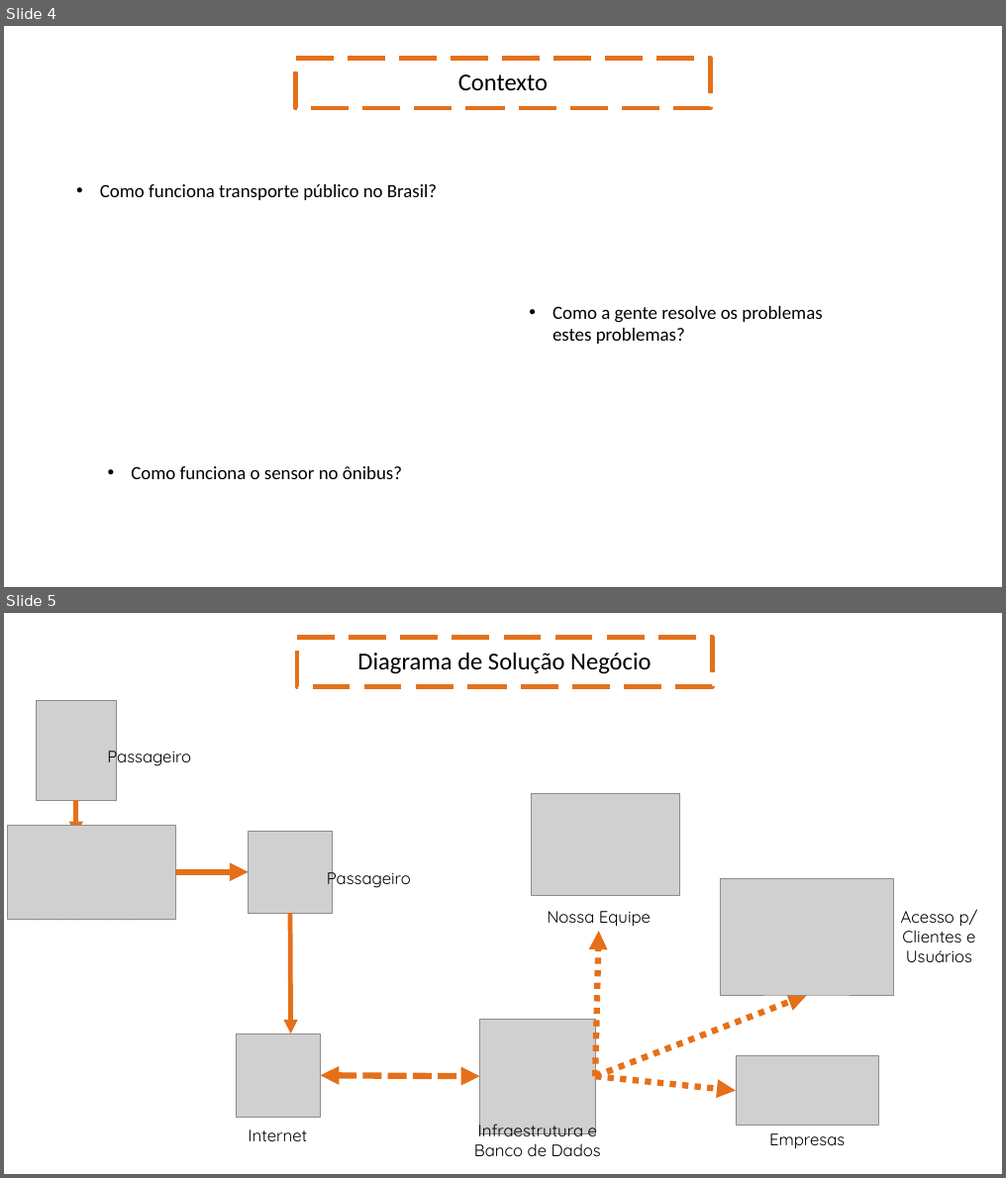
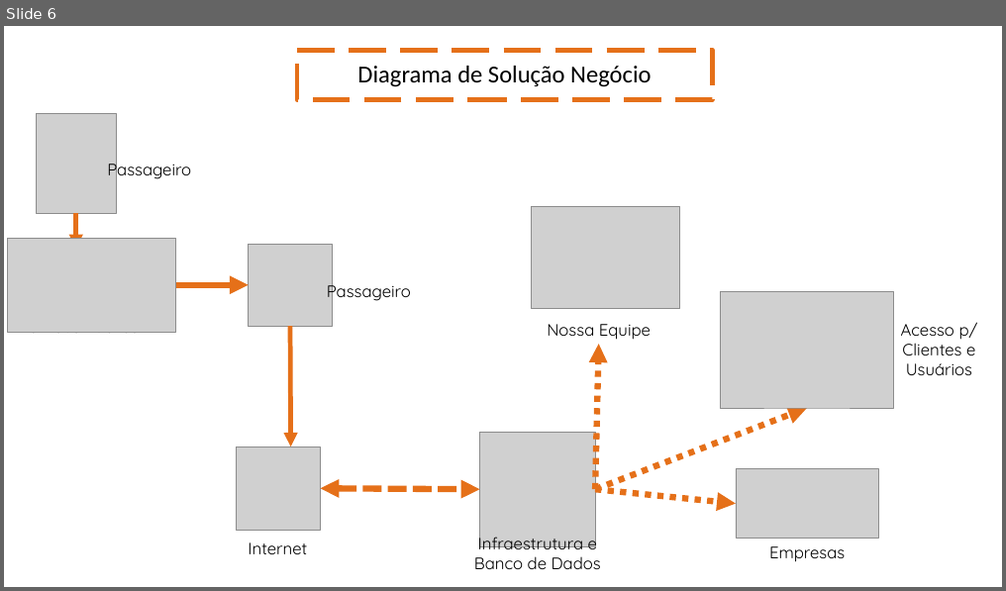
Before and after one commit to diegozn/busfacility, a slide deck: Apresentação/Sprint 2.pptx. Shown one above the other, each under a label of ours: slides 4 and 5 before the commit, slide 6 after it. The pictures are 1006x1178 and 1006x591 pixels, drawn with LibreOffice and Linux fonts; fonts in the diff are those of the drawing; grey boxes stand for pictures; background and template pictures are left out. Boxes give left, top, right and bottom in pixels: in the first picture for what was removed or moved away, otherwise in the second. Text is boxed around its words. In the diff, an @@ line names an element or a change of style, - is before the commit and + after.

```diff
--- a/Apresentação/Sprint 2.pptx
+++ b/Apresentação/Sprint 2.pptx
@@ slide 4 removed at (4,26,1002,587), background picture (left out) @@
@@ rectangle removed at (295,59,711,108) @@
-Contexto
@@ text removed at (100,184,437,200) @@
-• Como funciona transporte público no Brasil?
@@ text removed at (552,306,822,344) @@
-• Como a gente resolve os problemas estes problemas?
@@ text removed at (131,467,402,479) @@
-• Como funciona o sensor no ônibus?
@@ what was slide 5 is now slide 6 @@
```
Also in this commit, not shown: 4 slides changed, 3 slides added, 1 other slide removed.
